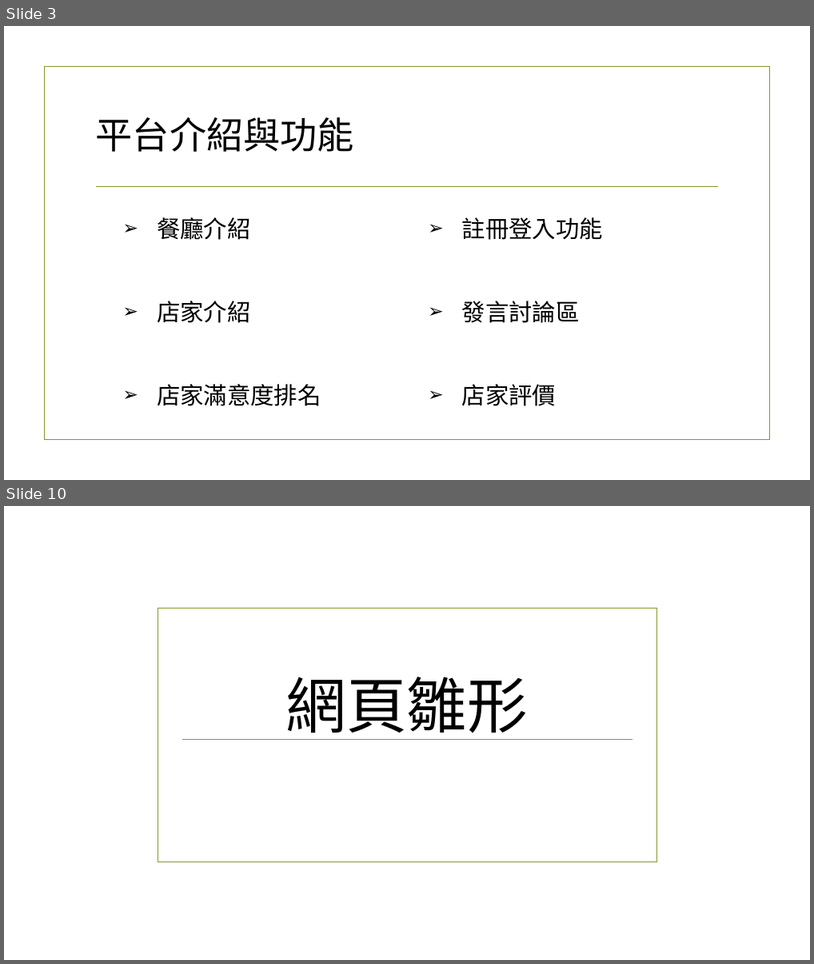
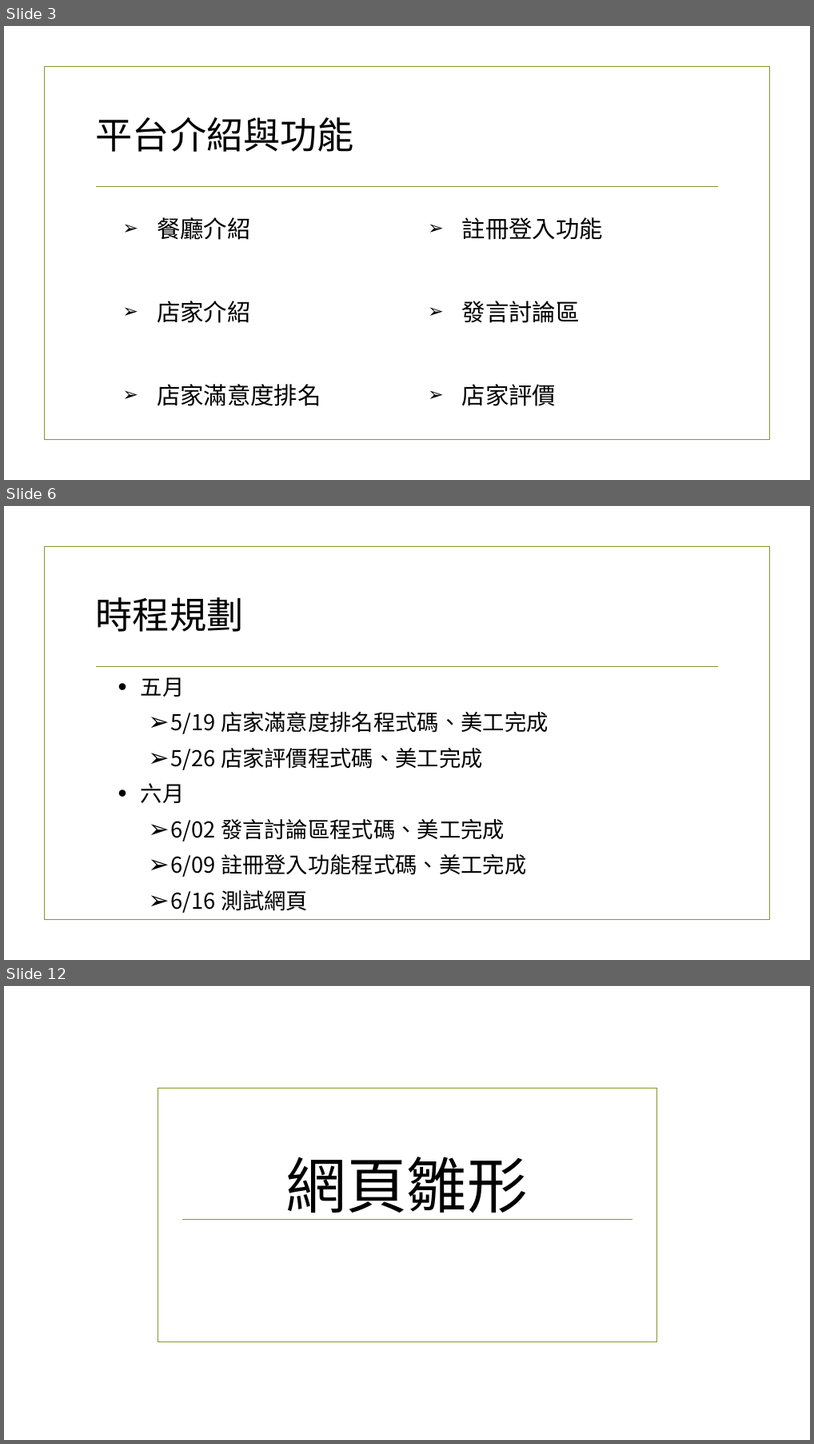
Before and after one commit to NTUST/Team-8, a slide deck: YUMMY-NTUST.pptx. Shown one above the other, each under a label of ours: slides 3 and 10 before the commit, slides 3, 6 and 12 after it; the slides between them are not shown. The pictures are 814x964 and 814x1444 pixels, drawn with LibreOffice and Linux fonts; fonts in the diff are those of the drawing; background and template pictures are left out. Boxes give left, top, right and bottom in pixels: in the first picture for what was removed or moved away, otherwise in the second. Text is boxed around its words. In the diff, an @@ line names an element or a change of style, - is before the commit and + after.

```diff
--- a/YUMMY-NTUST.pptx
+++ b/YUMMY-NTUST.pptx
@@ slide 6 added at (4, 506, 810, 960), background picture (left out); not listed: 2 template elements that a slide beside it also shows @@
@@ title added at (96, 597, 244, 632), 44 pt, text #000000 @@
+時程規劃
@@ text added at (141, 677, 549, 912), 26 pt, text #000000 @@
+  • 五月
+    ➢ 5/19 店家滿意度排名程式碼、美工完成
+    ➢ 5/26 店家評價程式碼、美工完成
+  • 六月
+    ➢ 6/02 發言討論區程式碼、美工完成
+    ➢ 6/09 註冊登入功能程式碼、美工完成
+    ➢ 6/16 測試網頁
@@ what was slide 10 is now slide 12 @@
```
Also in this commit, not shown: 6 slides changed, 1 other slide added.
